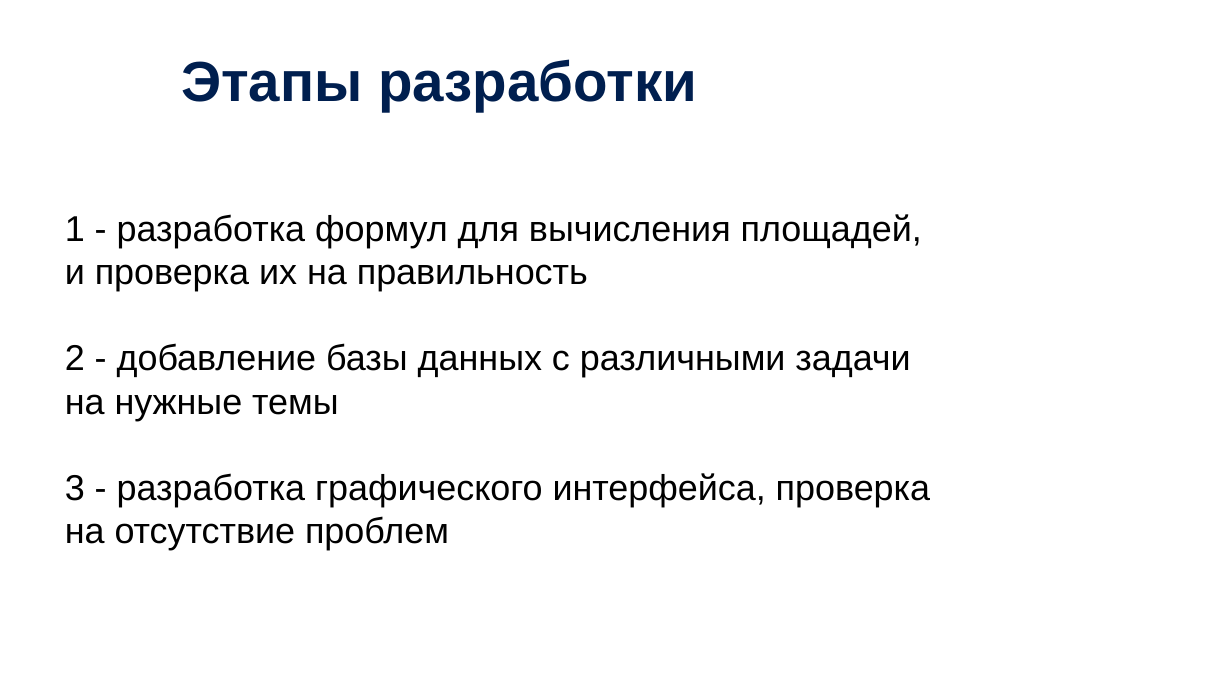
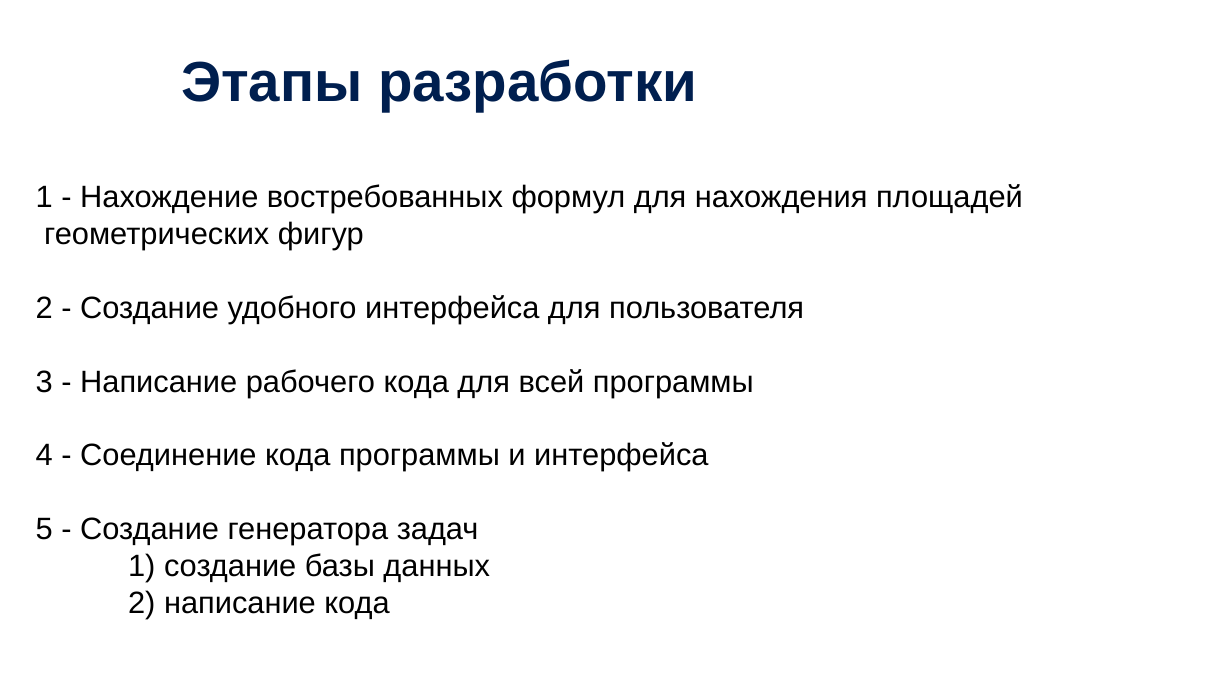
Before and after one commit to kuushma/calculat, a slide deck: slide 8 of documentation/Кушнарева презентация_калькулятор.pptx. Drawn at 1232x693 pixels with LibreOffice and Linux fonts; fonts in the diff are those of the drawing; background and template pictures are left out. Boxes give left, top, right and bottom in pixels: in the first picture for what was removed or moved away, otherwise in the second. Text is boxed around its words. In the diff, an @@ line names an element or a change of style, - is before the commit and + after.

```diff
--- a/documentation/Кушнарева презентация_калькулятор.pptx
+++ b/documentation/Кушнарева презентация_калькулятор.pptx
@@ text at (36,184,1023,619): text changed; size 28 to 24 pt @@
-1 - разработка формул для вычисления площадей,
-и проверка их на правильность
-2 - добавление базы данных с различными задачи
-на нужные темы
-3 - разработка графического интерфейса, проверка
-на отсутствие проблем
+1 - Нахождение востребованных формул для нахождения площадей
+геометрических фигур
+2 - Создание удобного интерфейса для пользователя
+3 - Написание рабочего кода для всей программы
+4 - Соединение кода программы и интерфейса
+5 - Создание генератора задач
+1) создание базы данных
+2) написание кода
```
Also in this commit, not shown: 8 other slides changed, 4 other files.
